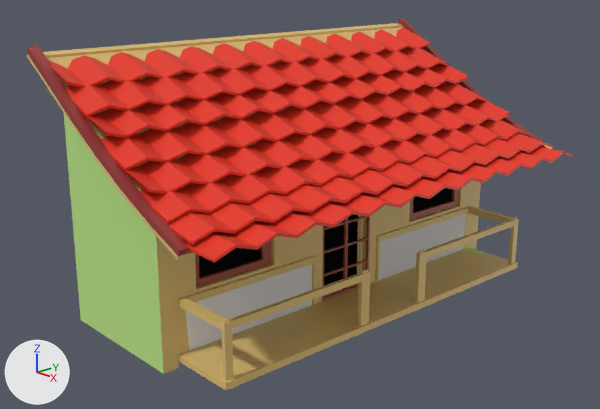
The Blender file 3D Objects/blend files/chinsesBuilding.blend, before and after one commit.
Camera for both pictures: a camera (50 mm lens) standing at (7.55, -7.66, 4.71) and looking at (-0.52, -0.39, 1.42). The axes (+X, +Y, +Z) are drawn at lower left. The lights are the same throughout.
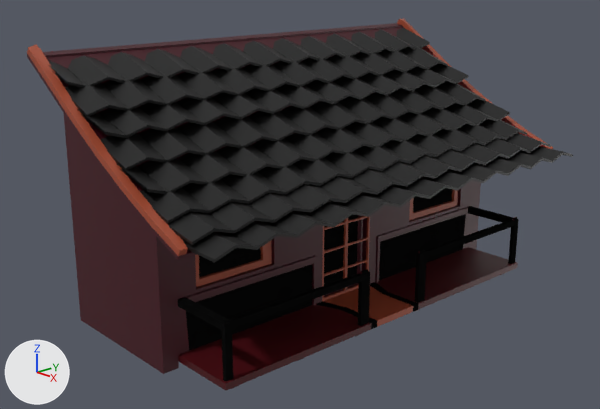
Pixel boxes [x1, y1, x2, y2] of what changed, in the pictures (600 x 409 px):
'Cube.001', recoloured (red to black): [49, 28, 573, 263] in both
'Cube', recoloured: [27, 19, 553, 390] in both
part 1 of me_cube_001, recoloured: [397, 19, 553, 149] in both
part 2 of me_cube_001, recoloured (red to brown): [27, 44, 188, 256] in both
part 3 of me_cube_001, recoloured: [322, 286, 413, 327] in both
part 4 of me_cube_001, recoloured (brown to black): [316, 249, 427, 329] in both
part 5 of me_cube_001, recoloured (brown to black): [178, 274, 362, 382] in both
part 6 of me_cube_001, recoloured (brown to black): [425, 206, 519, 264] in both
part 7 of me_cube_001, recoloured (brown to red): [178, 305, 362, 390] in both
part 8 of me_cube_001, recoloured (brown to black): [315, 282, 427, 333] in both
part 9 of me_cube_001, recoloured (brown to black): [379, 250, 518, 306] in both
part 10 of me_cube_001, recoloured (white to black): [186, 214, 466, 351] in both
part 11 of me_cube_001, recoloured (green to brown): [64, 114, 164, 374] in both
part 12 of me_cube_001, recoloured: [463, 247, 486, 255] in both

What the commit changed:
Material 'Material.003' (mat_material_003) changes colour from beige #e0bf74 to dark red #410013; in linear values from (0.748, 0.523, 0.176) to (0.0535, 0.0, 0.00643).
Material 'Material.001' (mat_material_001) changes colour from red #e7321a to black #000000; in linear values from (0.8, 0.0317, 0.0105) to (0.0, 0.0, 0.0).
Material 'Floor Colour' (mat_floor_colour) is new.
Its base color is (0.0652, 0.0, 0.00277) (dark red #480009).
me_cube_001 has 1284 vertices, 1210 faces, 1 loose edge and spans x -1.09..2.01, y -3.36..3.36, z -1.0..2.65.
me_cube_001 is used by ob_cube; location (-1.0, 0.0, 1.0).
me_cube_001 part 1: 17 of the faces centred in x -1.06..1.99, y 3.24..3.36, z 0.86..2.61 switch from mat_material_002 (red #993735) to mat_material_004 (brown #a0482e).
me_cube_001 part 2: 16 of the faces centred in x -1.06..1.99, y -3.36..-3.29, z 0.86..2.62 switch from mat_material_002 (red #993735) to mat_material_004 (brown #a0482e).
me_cube_001 part 3: all 8 faces centred in x 1.18..1.92, y -0.2..0.2, z -0.87..-0.83 switch from mat_material_003 (beige #e0bf74) to mat_material_004 (brown #a0482e).
me_cube_001 part 4: 38 of the faces centred in x 1.18..1.92, y -0.62..0.62, z -0.87..-0.1 switch from mat_material_003 (beige #e0bf74) to mat_material_005 (black #0e0e0e).
me_cube_001 part 5: 23 of the faces centred in x 1.19..1.89, y -2.76..-1.64, z -0.52..-0.1 switch from mat_material_003 (beige #e0bf74) to mat_material_005 (black #0e0e0e).
me_cube_001 part 6: 19 of the faces centred in x 1.19..1.89, y 1.64..2.76, z -0.52..-0.11 switch from mat_material_003 (beige #e0bf74) to mat_material_005 (black #0e0e0e).
me_cube_001 part 7: 14 of the faces centred in x 1.18..1.92, y -2.79..-1.64, z -0.87..-0.83 switch from mat_material_003 (beige #e0bf74) to mat_floor_colour (dark red #480009).
me_cube_001 part 8: 13 of the faces centred in x 1.18..1.92, y -0.58..0.63, z -0.87..-0.83 switch from mat_material_003 (beige #e0bf74) to mat_floor_colour (dark red #480009).
me_cube_001 part 9: 13 of the faces centred in x 1.18..1.92, y 1.64..2.79, z -0.87..-0.83 switch from mat_material_003 (beige #e0bf74) to mat_floor_colour (dark red #480009).
me_cube_001 part 10: all 2 faces that had it switch from mat_material_006 (white #e7e7e7) to mat_material_005 (black #0e0e0e).
me_cube_001 part 11: 30 of the faces centred in x -1.0..0.5, y -3.0..-1.64, z -0.96..1.91 switch from mat_material_007 (green #bde787) to mat_material_003 (dark red #410013).
me_cube_001 part 12: the 1 face centred in x 1.18, y 2.71, z -0.83 switches from mat_material_007 (green #bde787) to mat_floor_colour (dark red #480009).
